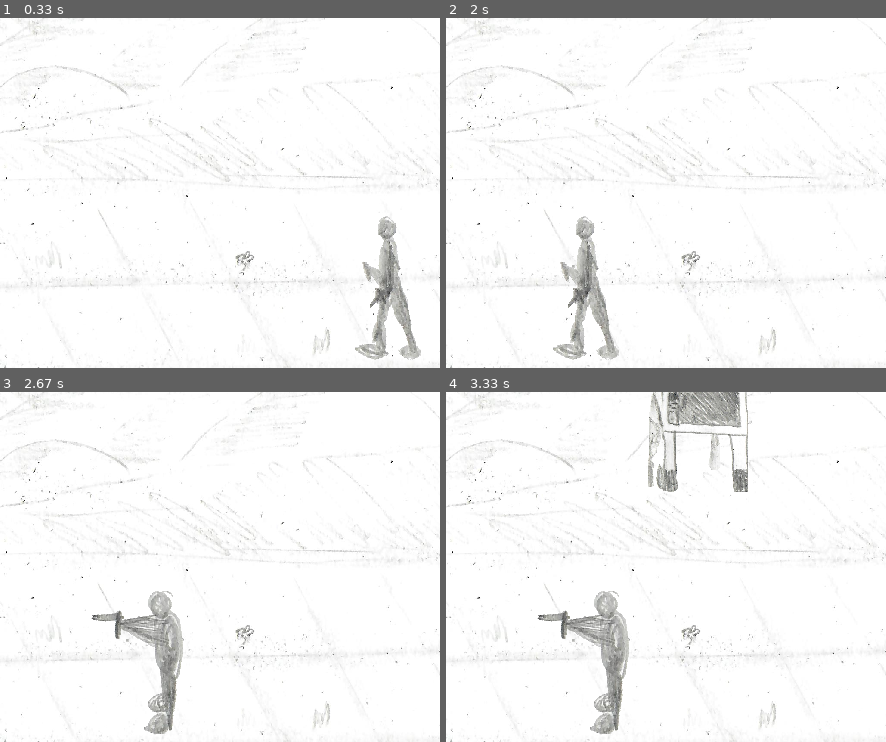
Above: before the commit, frames 1-4 (two rows, left to right).
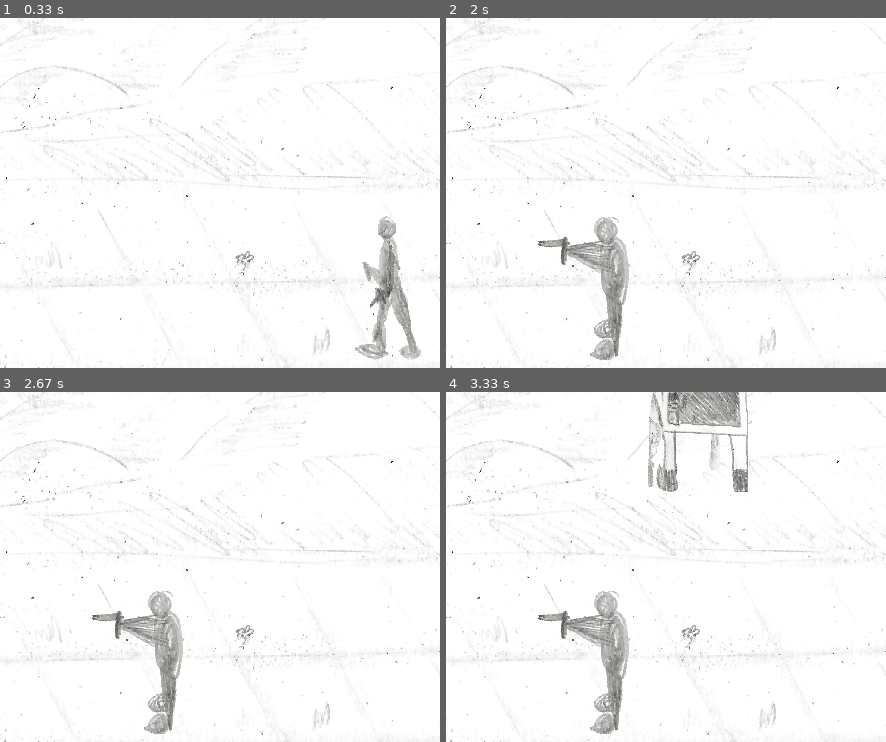
Above: after the commit, the same moments.

Repository: ReinUrmet/pygame_kooliprojekti_mang
Game: pygame game, started from main.py
Same seed, same stepped clock (60 frames per second), same inputs: the game is played once before the commit and once after it.
Inputs (mouse positions are % of the whole screen's width and height, from its top left):
- Up to frame 1 (0.33 s): no input
- Up to frame 2 (2 s): click (50, 50) at 0.38 s; hold W 0.67-1.13 s; hold Right 0.67-1.13 s; move the mouse to (46, 54) at 0.7 s; hold Right 1.17-1.63 s; hold Up 1.67-1.97 s
- Up to frame 3 (2.67 s): hold Right 2-2.47 s; hold Left from 2.5 s (still down)
- Up to frame 4 (3.33 s): release Left at 3.03 s; hold Down from 3.07 s (still down)
The pictures show only the part of the screen within x 36-86%, y 15-65%; the shares and areas given below are measured in that part.

Frame 1 is identical in both runs. In frame 2, 4.2% of the frame differs, in the area x 20-42%, y 56-98%; in frame 3, less than 0.1%; in frame 4, less than 0.1%.

Commit message:
uus render süsteem

Diff:
--- a/functions_values.py
+++ b/functions_values.py
@@ -8,10 +8,14 @@
 
 
 #get random texture for drawing
-def get(width, height):
-    img = pygame.image.load("Sprites/draw_texture.png").convert_alpha()
+def pencil_sprite(width, height):
+    img = pygame.image.load("Sprites/draw_texture.png")
     x = random.randint(0, img.get_width() - width)
     y = random.randint(0, img.get_height() - height)
-    return img.subsurface((x, y, width, height))
+    return img.subsurface((x, y, width, height)).convert_alpha()
 def get_vector_length(vektor):
     return math.sqrt(vektor[0]**2 + vektor[1]**2)
+def big_render(renders):
+    renders = sorted(renders, key=lambda obj: obj.pos[1]+obj.sprite.get_height())
+    for rend in renders:
+        rend.render()
--- a/main.py
+++ b/main.py
@@ -61,6 +61,7 @@
 #self.speed toimib nii et võtab asukoha kuhu saada tahab ja asukoha, kus on ja leieb nende vektori
 #,suunaga sinna poole kuhu saada tahetakse ja jagab selle jump slow-iga
 
+
 class Värv(Objekt):
     def __init__(self, sprite, pos):
         self.sprite = sprite
@@ -77,12 +78,16 @@
 joonistab = False
 strokes = []
 walk_change, brush_size,brush_size2,last_pos = 0,0,0,None
+to_render = []
 while True:
+
     time +=1
+    #TODO: liigutada see vastasesse või objekti
     if time == 120:
         vastane.speed = [0,0]
     taust.render()
-    vastane.render()
+    to_render.append(vastane)
+    to_render.append(mikro)
     if abs(vastane.speed[0]) > 0:
         walk_change += 1
         if walk_change > 10:
@@ -93,22 +98,21 @@
             walk_change = 0
     else:
         vastane.change_sprite('man_shoot.png')
-    mikro.render()
     if joonistab:
         pintsel.render()
 
         brush_size = int(brush_size2)
         if brush_size < 5:
             brush_size2 += 0.5
-        if alpha < 180:
+        if alpha < 100:
             alpha += 10
-        image = fv.get(brush_size, brush_size)
-        image.set_alpha(alpha)
+        image = fv.pencil_sprite(brush_size, brush_size)
+        #image = pygame.transform.scale(pygame.image.load("Sprites/draw_alpha3.png"), (brush_size, brush_size)).set_alpha(alpha)
         mouse_pos = pygame.mouse.get_pos()
         if last_pos:
             vektor = [i - j for i, j in zip(mouse_pos, last_pos)]
             vektor_length = fv.get_vector_length(vektor)
-            spaces = max(1, int(vektor_length / brush_size))+1
+            spaces = max(1, int(vektor_length / brush_size*3))
 
             for space in range(1, spaces + 1):
                 factor = space / spaces
@@ -117,10 +121,10 @@
 
         last_pos = mouse_pos
 
-        strokes.append(Värv(image,mouse_pos))
-
+    fv.big_render(to_render)
     for stroke in strokes:
         stroke.render()
+    to_render = []
     #iga kord kui on sündmus
     for event in pygame.event.get():
         #quit event
@@ -129,6 +133,7 @@
             sys.exit()
         #klaviatuuri nupp alla
         elif event.type == pygame.KEYDOWN:
+            #TODO: sptiteide vahetamiseks võiks objekt files mingi funktsiooni teha
             if event.key in fv.up:
                 mikro.change_sprite("mikro_away.png")
                 mikro.speed[1] -= mikro.base_speed
@@ -155,7 +160,7 @@
         elif event.type == pygame.MOUSEBUTTONDOWN:
             if event.button == pygame.BUTTON_LEFT:
                 joonistab = True
-                brush_size2, alpha = 2,0
+                brush_size2, alpha, last_pos = 1,0, None
                 speed_length = float('inf') #lõppmatus
                 mouse_x, mouse_y = pygame.mouse.get_pos()
                 a = [mouse_x,mouse_y,ekraan_laius-mouse_x,ekraan_pikkus-mouse_y]
Binary file added: Sprites/draw_alpha.png
Binary file added: Sprites/draw_alpha2.png
Binary file added: Sprites/draw_alpha3.png
